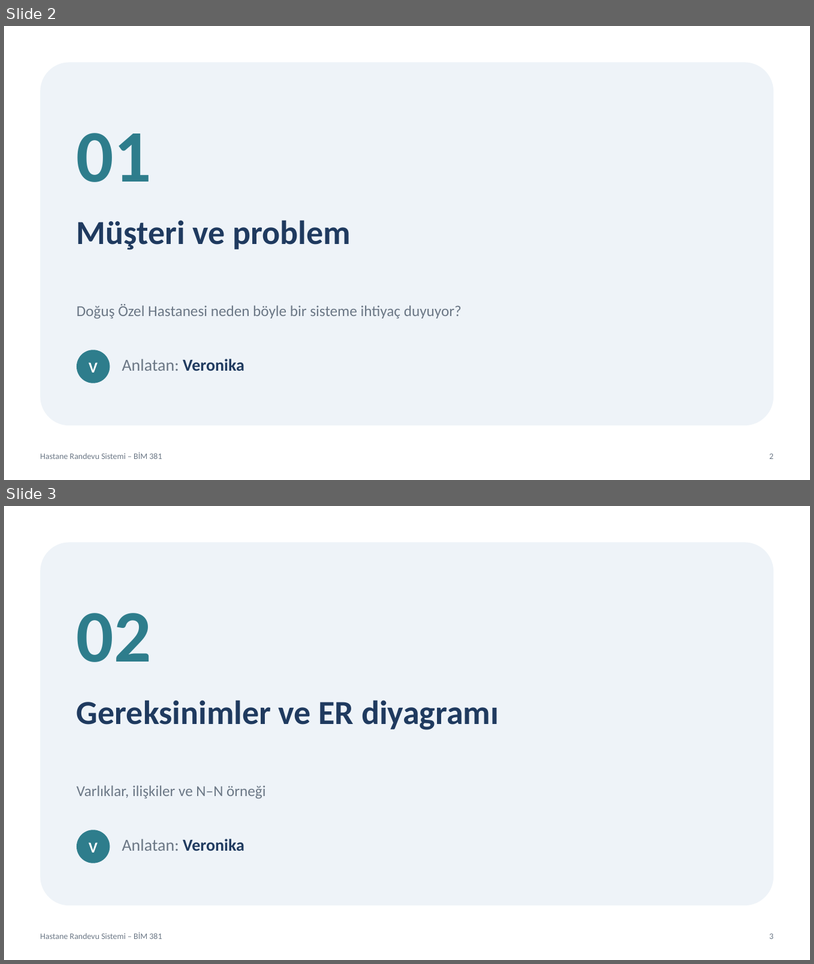
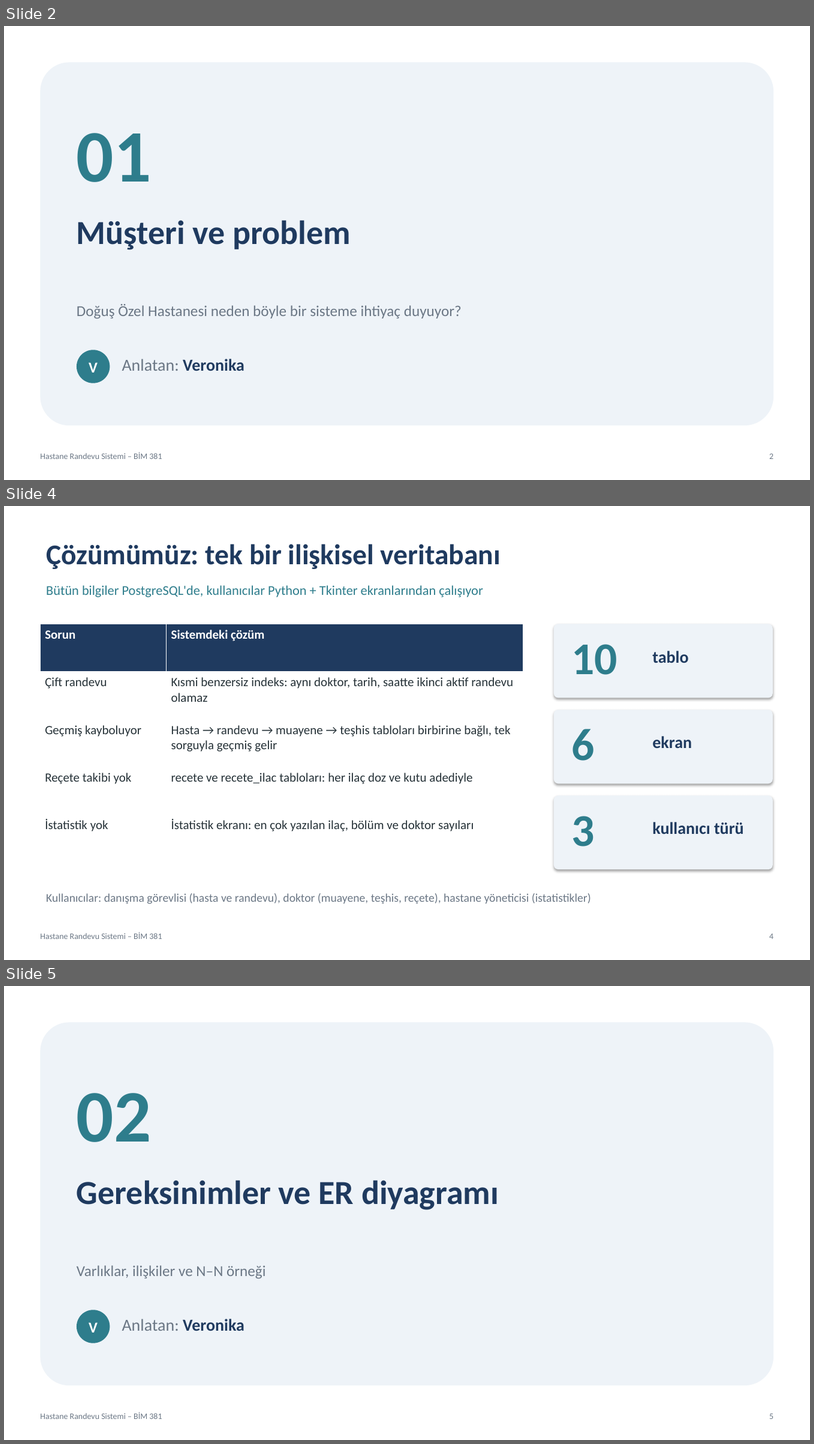
Before and after one commit to vliashenko6/hastane-randevu-sistemi, a slide deck: sunum/hastane_randevu_sunumu.pptx. Shown one above the other, each under a label of ours: slides 2 and 3 before the commit, slides 2, 4 and 5 after it; the slides between them are not shown. The pictures are 814x964 and 814x1444 pixels, drawn with LibreOffice and Linux fonts; fonts in the diff are those of the drawing. Boxes give left, top, right and bottom in pixels: in the first picture for what was removed or moved away, otherwise in the second. Text is boxed around its words. In the diff, an @@ line names an element or a change of style, - is before the commit and + after.

```diff
--- a/sunum/hastane_randevu_sunumu.pptx
+++ b/sunum/hastane_randevu_sunumu.pptx
@@ slide 4 added at <box>4,506,810,960</box>, background #FFFFFF; not listed: 2 template elements that a slide beside it also shows @@
@@ text added at <box>46,544,501,569</box>, 34 pt, text #1F3A5F, bold @@
+Çözümümüz: tek bir ilişkisel veritabanı
@@ text added at <box>46,585,483,597</box>, 16 pt, text #2E7D8C @@
+Bütün bilgiler PostgreSQL'de, kullanıcılar Python + Tkinter ekranlarından çalışıyor
@@ table added at <box>40,624,524,862</box>, 5 rows, 2 columns @@
+Sorun | Sistemdeki çözüm
+Çift randevu | Kısmi benzersiz indeks: aynı doktor, tarih, saatte ikinci aktif randevu olamaz
+Geçmiş kayboluyor | Hasta → randevu → muayene → teşhis tabloları birbirine bağlı, tek sorguyla geçmiş gelir
+Reçete takibi yok | recete ve recete_ilac tabloları: her ilaç doz ve kutu adediyle
+İstatistik yok | İstatistik ekranı: en çok yazılan ilaç, bölüm ve doktor sayıları
@@ rounded rectangle added at <box>554,624,773,698</box>, fill #EEF3F8 @@
@@ text added at <box>572,644,618,675</box>, 54 pt, text #2E7D8C, bold @@
+10
@@ text added at <box>653,651,689,663</box>, 20 pt, text #1F3A5F, bold @@
+tablo
@@ rounded rectangle added at <box>554,710,773,784</box>, fill #EEF3F8 @@
@@ text added at <box>572,729,594,760</box>, 54 pt, text #2E7D8C, bold @@
+6
@@ text added at <box>653,736,692,748</box>, 20 pt, text #1F3A5F, bold @@
+ekran
@@ rounded rectangle added at <box>554,795,773,869</box>, fill #EEF3F8 @@
@@ text added at <box>572,816,594,846</box>, 54 pt, text #2E7D8C, bold @@
+3
@@ text added at <box>653,822,744,834</box>, 20 pt, text #1F3A5F, bold @@
+kullanıcı türü
@@ text added at <box>46,893,591,904</box>, 14 pt, text #6B7785 @@
+Kullanıcılar: danışma görevlisi (hasta ve randevu), doktor (muayene, teşhis, reçete), hastane yöneticisi (istatistikler)
@@ what was slide 3 is now slide 5 @@
@@ page number at <box>770,1413,774,1419</box>: text changed @@
-3
+5
```
Also in this commit, not shown: 6 other slides added.
